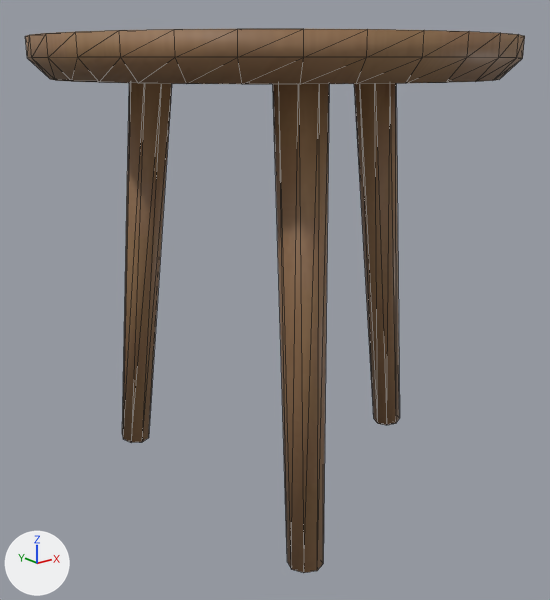
Before and after pictures for a commit that changed the glTF model public/models/side_table.glb.
Both versions are drawn from a 50 mm lens placed at (-0.528, -0.661, 0.477), pointed at (-0.006, -0.008, 0.216). The lights are fixed; the arrows at lower left show +X, +Y and +Z. The picture after the commit comes second. Mesh edges are drawn as thin lines. Where no turn or scale is listed for an object, it has been applied to the vertices. Vertices at exactly the same position are counted once.

Objects in the first picture: 'side_table / Atelier / honey ash', 'side_table / Atelier / smoked oak'.
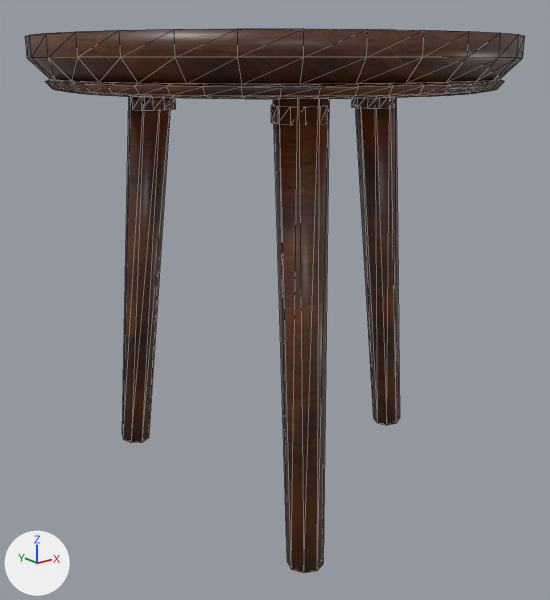
The change, as a diff of the scene's bpy script:
```diff
--- a/public/models/side_table.glb.py
+++ b/public/models/side_table.glb.py
@@ mat_architectural___walnut @@
+mat_architectural___walnut = bpy.data.materials.new('Architectural / walnut')
+# uses the picture img_asset_texture_424e24bb02e3db08a97872ef88c11e9199dd77613638474e8142dd151f104e01
+# uses the picture img_asset_texture_9e565bbf94af6ae42caf8a5cce3c05e85eee00d5feb229499b404e45354df3a6
+# uses the picture img_asset_texture_eea858157f150d2b5ee36e56b420ed75e2ec74f3057d855829c79200306e33c5
@@ me_bullnose_table_top @@
 me_bullnose_table_top.from_pydata(...)  # 98 vertices, 192 faces; spans x -0.25..0.25, y -0.25..0.25, z -0.02..0.02
+# me_bullnose_table_top part 1: 155 faces spanning x -0.25..0.25, y -0.25..0.25, z -0.02..0.02 switch from mat_atelier___honey_ash to mat_architectural___walnut
@@ me_splayed_leg @@
 me_splayed_leg.from_pydata(...)  # 48 vertices, 84 faces; spans x -0.168..0.168, y -0.191..0.191, z -0.237..0.237
-me_splayed_leg.materials.append(mat_atelier___smoked_oak)
+me_splayed_leg.materials.append(mat_architectural___walnut)
@@ ob_side_table___upper_joinery_collar_002 @@
+ob_side_table___upper_joinery_collar_002 = bpy.data.objects.new('Side table / upper joinery collar.002', me_side_table___upper_joinery_collar_005)  # a 12-sided cylinder along z spanning x -0.026..0.026, y -0.026..0.026, z -0.0075..0.0075
+ob_side_table___upper_joinery_collar_002.location = (-0.075, -0.13, 0.433)
@@ ob_side_table___upper_joinery_collar_001 @@
+ob_side_table___upper_joinery_collar_001 = bpy.data.objects.new('Side table / upper joinery collar.001', me_side_table___upper_joinery_collar_004)  # a 12-sided cylinder along z spanning x -0.026..0.026, y -0.026..0.026, z -0.0075..0.0075
+ob_side_table___upper_joinery_collar_001.location = (-0.075, 0.13, 0.433)
@@ ob_side_table___upper_joinery_collar @@
+ob_side_table___upper_joinery_collar = bpy.data.objects.new('Side table / upper joinery collar', me_side_table___upper_joinery_collar_003)  # a 12-sided cylinder along z spanning x -0.026..0.026, y -0.026..0.026, z -0.0075..0.0075
+ob_side_table___upper_joinery_collar.location = (0.15, 0.0, 0.433)
@@ ob_side_table___routed_underside @@
+ob_side_table___routed_underside = bpy.data.objects.new('Side table / routed underside', me_side_table___routed_underside_001)  # 192 vertices, 384 faces; spans x -0.235..0.235, y -0.235..0.235, z -0.006..0.006
+ob_side_table___routed_underside.location = (0.0, 0.0, 0.454)
```

What differs and where, as boxes [x1, y1, x2, y2] in the pictures (550 x 600 px):
'side_table / Atelier / smoked oak', recoloured
    both: [122, 83, 400, 573]
'Side table / routed underside', added (brown)
    after: [46, 79, 504, 99]
'Side table / upper joinery collar.001', added (brown)
    after: [129, 97, 176, 110]
'Side table / upper joinery collar', added
    after: [352, 98, 395, 108]
'Side table / upper joinery collar.002', added
    after: [271, 105, 329, 124]
part 1 of me_bullnose_table_top, recoloured (darker)
    both: [25, 29, 525, 84]
